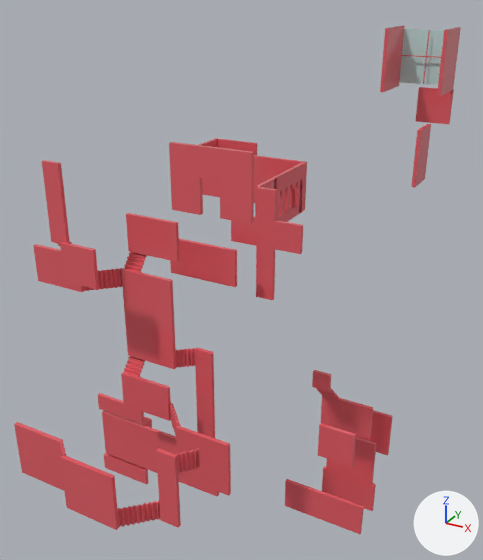
Renders of the FBX model Assets/Resources/stage1-1.fbx from each side of a commit.
Rendered twice from a 50 mm lens placed at (66.0, -124.8, 55.0), pointed at (1.7, -8.0, -3.4). The axes (+X, +Y, +Z) are drawn at lower right. The lights are the same throughout. Where no turn or scale is listed for an object, it has been applied to the vertices.

Objects in the first picture: 'Slab&5stair', 'Wall', 'window'.
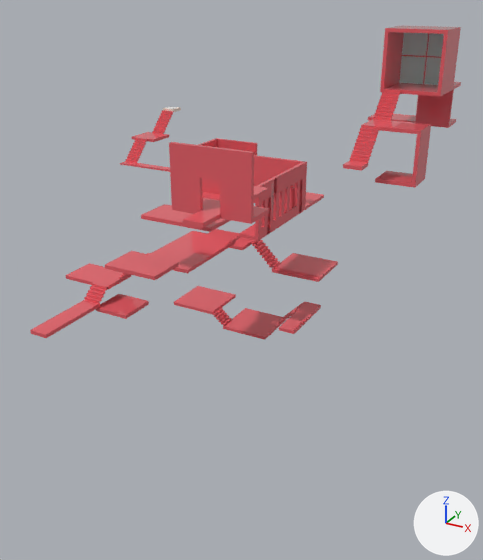
Changed parts and their boxes [x1, y1, x2, y2] in the pictures (483 x 560 px):
'Slab&5stair', turned: before [14, 160, 393, 534]; after [30, 26, 461, 340]
'Goal', added (red): after [120, 107, 181, 166]
    faces in mat_material_004 (red #e55f67): [120, 110, 174, 166]
'bridge.004', added: after [145, 165, 163, 170]
'bridge.005', added: after [132, 163, 149, 168]
'bridge.003', added: after [158, 167, 170, 172]

Diff of the bpy script that builds the scene:
```diff
--- a/Assets/Resources/stage1-1.fbx.py
+++ b/Assets/Resources/stage1-1.fbx.py
@@ mat_material01_001 @@
+mat_material01_001 = principled_material('Material01.001')
+mat_material01_001.base_color = (0.8, 0.685, 0.601)  # white #e7d8cc
+mat_material01_001.roughness = 1.0
@@ me_cube_048 @@
+me_cube_048.from_pydata(...)  # a box spanning x -2.0..2.0, y -1.2..1.2, z -0.2..0.2
+me_cube_048.materials.append(mat_material_004)  # red #e55f67
@@ me_cube_049 @@
+me_cube_049.from_pydata(...)  # 312 vertices, 234 faces; spans x -3.8..3.5, y -1.2..22.7, z -0.2..11.3
+# faces by material slot: [228, 6]
+me_cube_049.materials.append(mat_material_004)  # red #e55f67
+me_cube_049.materials.append(mat_material01_001)  # white #e7d8cc
@@ ob_slab_5stair @@
 ob_slab_5stair.location = (-7.5, -32.3, 9.5)
+ob_slab_5stair.rotation_euler = (1.571, 0.0, 0.0)  # degrees (90, 0, 0)
 ob_slab_5stair.scale = (1.0, 0.3, 0.1)
@@ ob_bridge_005 @@
+ob_bridge_005 = bpy.data.objects.new('bridge.005', me_cube_048)
+ob_bridge_005.location = (-39.2, 12.6, 12.4)
@@ ob_bridge_004 @@
+ob_bridge_004 = bpy.data.objects.new('bridge.004', me_cube_048.copy())
+ob_bridge_004.location = (-35.2, 12.6, 12.4)
@@ ob_bridge_003 @@
+ob_bridge_003 = bpy.data.objects.new('bridge.003', me_cube_048.copy())
+ob_bridge_003.location = (-31.2, 12.6, 12.4)
@@ ob_goal @@
+ob_goal = bpy.data.objects.new('Goal', me_cube_049)
+ob_goal.location = (-43.2, 12.6, 12.4)
```
